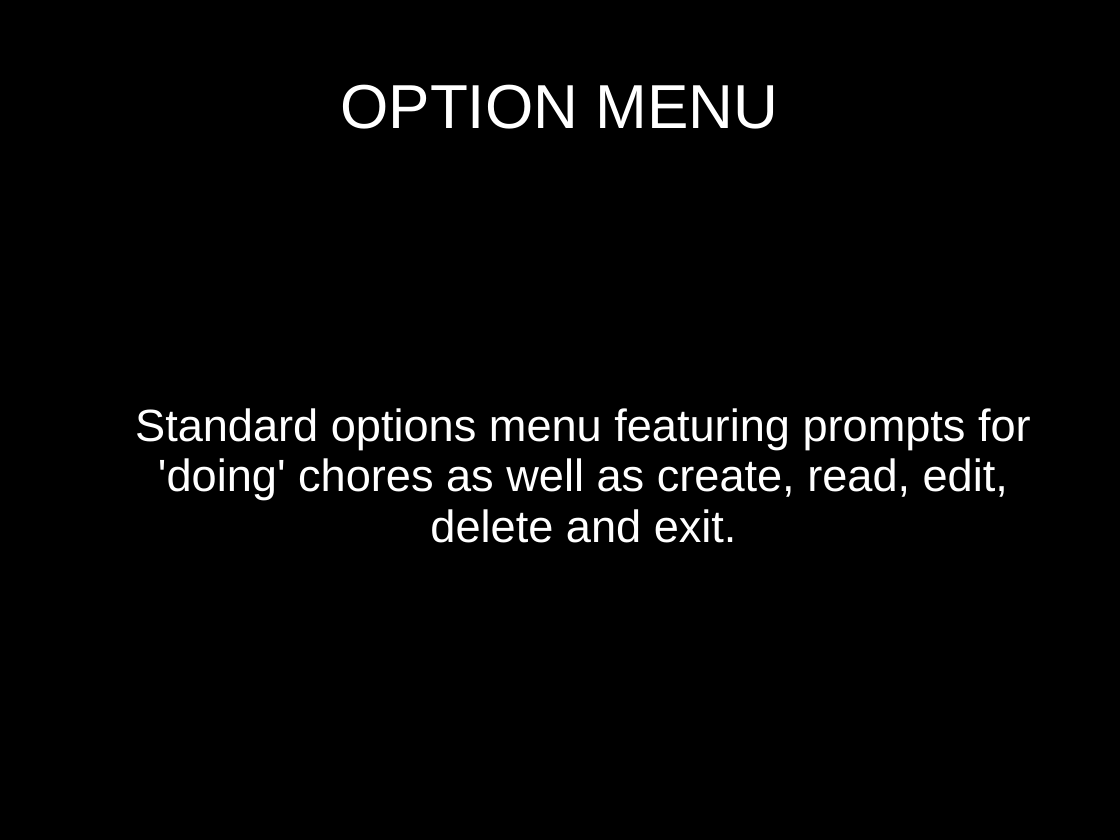
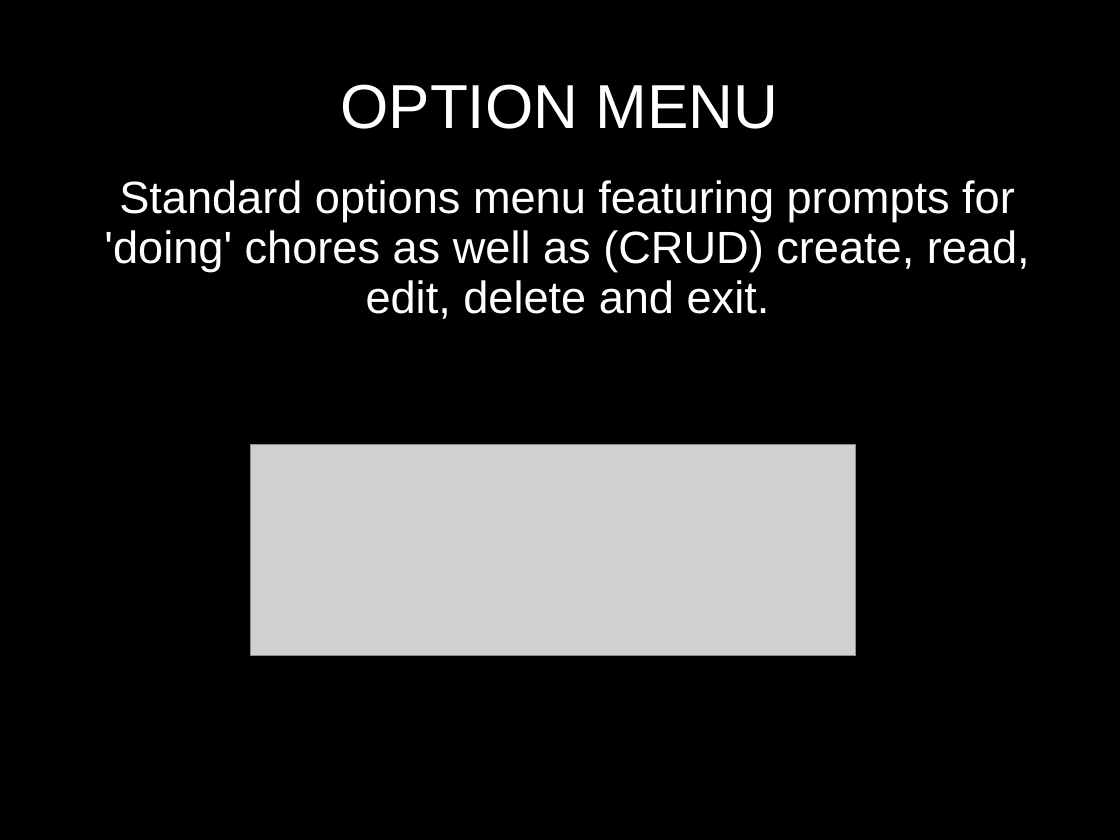
Before and after one commit to kingjbradz/JordanBradley_T1A3, a slide deck: slide 6 of ppt/presentation.ppt (slide 5 before the commit). Drawn at 1120x840 pixels with LibreOffice and Linux fonts; fonts in the diff are those of the drawing; grey boxes stand for pictures. Boxes give left, top, right and bottom in pixels: in the first picture for what was removed or moved away, otherwise in the second. Text is boxed around its words. In the diff, an @@ line names an element or a change of style, - is before the commit and + after.

```diff
--- a/ppt/presentation.ppt
+++ b/ppt/presentation.ppt
@@ text at bbox=[104, 180, 1030, 319]: text changed @@
-Standard options menu featuring prompts for 'doing' chores as well as create, read, edit, delete and exit.
+Standard options menu featuring prompts for 'doing' chores as well as (CRUD) create, read, edit, delete and exit.
@@ picture added at bbox=[251, 444, 857, 656] @@
```
Also in this commit, not shown: 1 other slide changed, 5 slides added, 1 slide removed, 8 other files.
